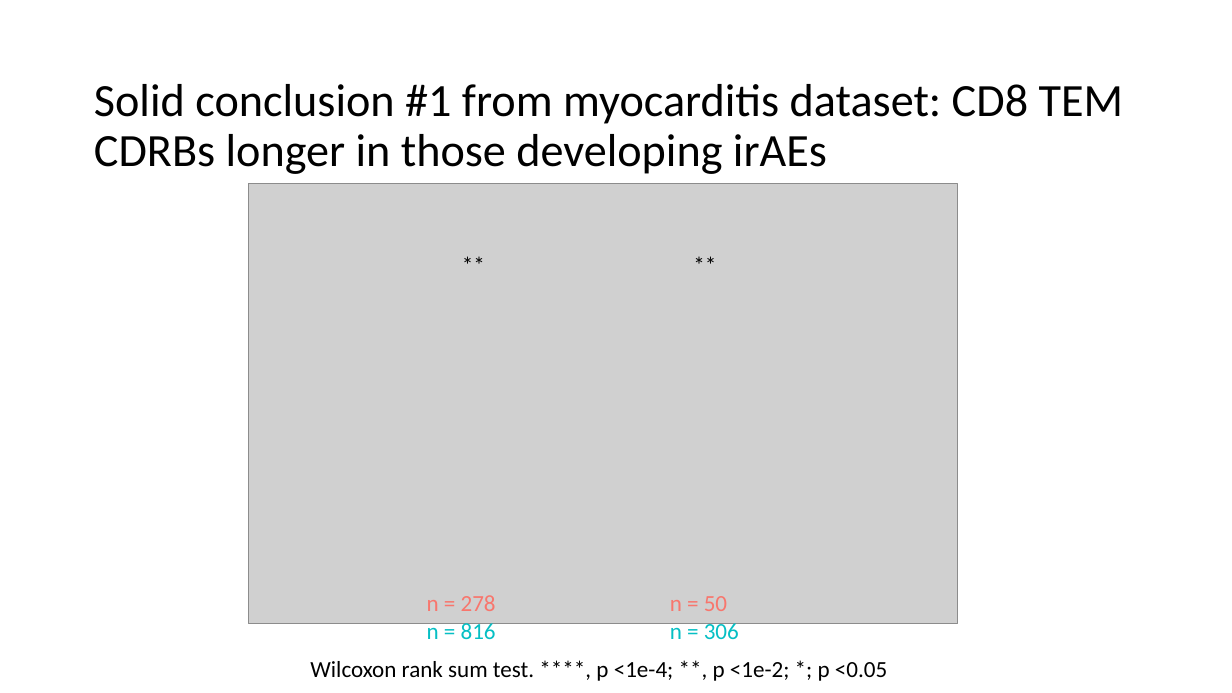
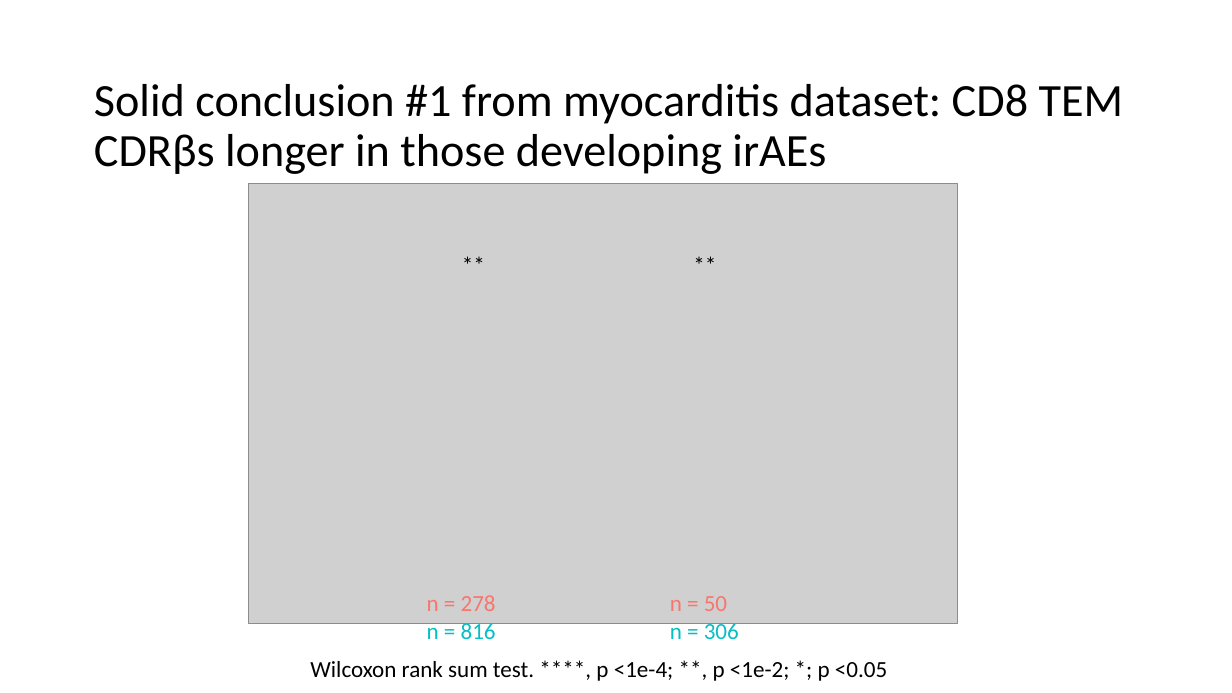
Before and after one commit to tybottorff/bottorffdocs, a slide deck: slide 5 of linsley_postdoc/presentations/weekly_meetings/12_7_23.pptx (slide 4 before the commit). Drawn at 1232x693 pixels with LibreOffice and Linux fonts; fonts in the diff are those of the drawing; grey boxes stand for pictures. Boxes give left, top, right and bottom in pixels: in the first picture for what was removed or moved away, otherwise in the second. Text is boxed around its words. In the diff, an @@ line names an element or a change of style, - is before the commit and + after.

```diff
--- a/linsley_postdoc/presentations/weekly_meetings/12_7_23.pptx
+++ b/linsley_postdoc/presentations/weekly_meetings/12_7_23.pptx
@@ title at box(94, 84, 1123, 174): text changed @@
-Solid conclusion #1 from myocarditis dataset: CD8 TEM CDRBs longer in those developing irAEs
+Solid conclusion #1 from myocarditis dataset: CD8 TEM CDRβs longer in those developing irAEs
```
Also in this commit, not shown: 1 other slide changed, 2 slides added, 1 slide removed.
